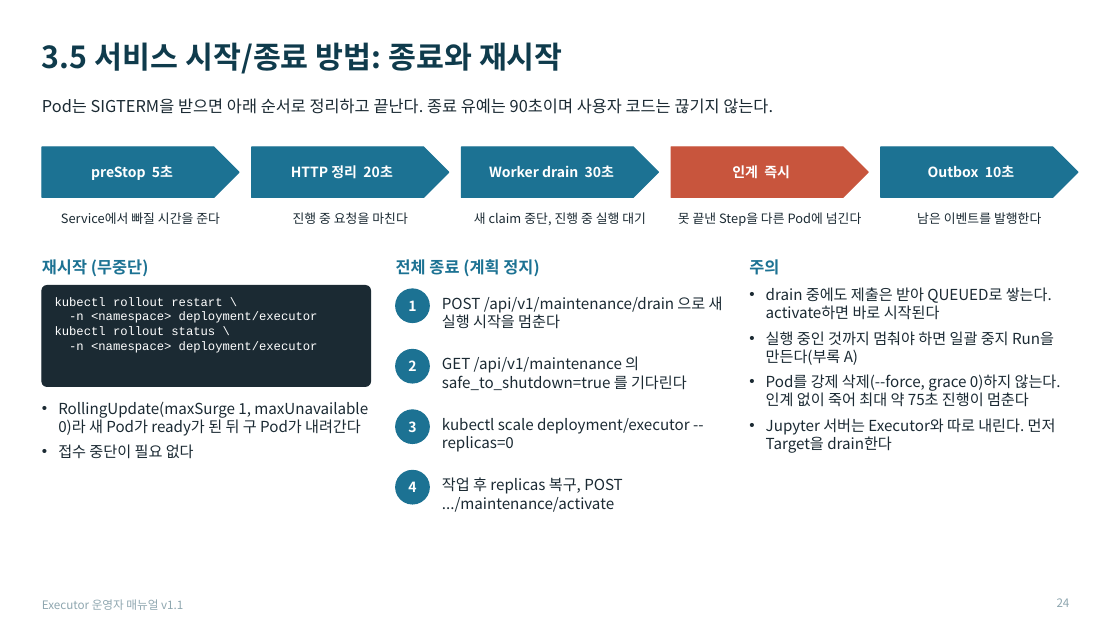
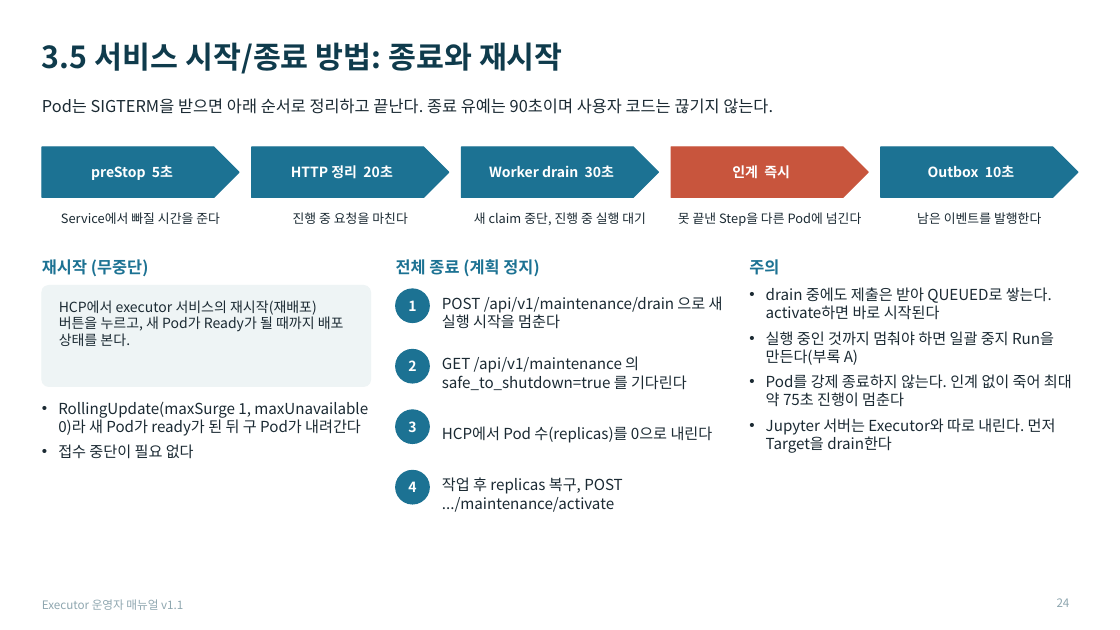
Before and after one commit to KimHwaJin/executor, a slide deck: slide 24 of docs/deliverables/08-운영자-매뉴얼.pptx. Drawn at 1120x630 pixels with LibreOffice and Linux fonts; fonts in the diff are those of the drawing. Boxes give left, top, right and bottom in pixels: in the first picture for what was removed or moved away, otherwise in the second. Text is boxed around its words. In the diff, an @@ line names an element or a change of style, - is before the commit and + after.

```diff
--- a/docs/deliverables/08-운영자-매뉴얼.pptx
+++ b/docs/deliverables/08-운영자-매뉴얼.pptx
@@ rounded rectangle at (42,286,371,386): fill #1B2A33 to #EEF4F5; outline #1B2A33 1 pt to #EEF4F5 1 pt; proportions changed @@
@@ text at (59,300,344,346): text changed; size 10.5 to 12 pt; font Courier New to Noto Sans CJK KR; text colour #FFFFFF to #1B2A33 @@
-kubectl rollout restart \
--n <namespace> deployment/executor
-kubectl rollout status \
--n <namespace> deployment/executor
+HCP에서 executor 서비스의 재시작(재배포) 버튼을 누르고, 새 Pod가 Ready가 될 때까지 배포 상태를 본다.
@@ text at (766,374,1072,407): text changed @@
-• Pod를 강제 삭제(--force, grace 0)하지 않는다. 인계 없이 죽어 최대 약 75초 진행이 멈춘다
+• Pod를 강제 종료하지 않는다. 인계 없이 죽어 최대 약 75초 진행이 멈춘다
@@ text at (442,426,713,443): text changed @@
-kubectl scale deployment/executor --replicas=0
+HCP에서 Pod 수(replicas)를 0으로 내린다
```
Also in this commit, not shown: 11 other slides changed, 3 other files.
